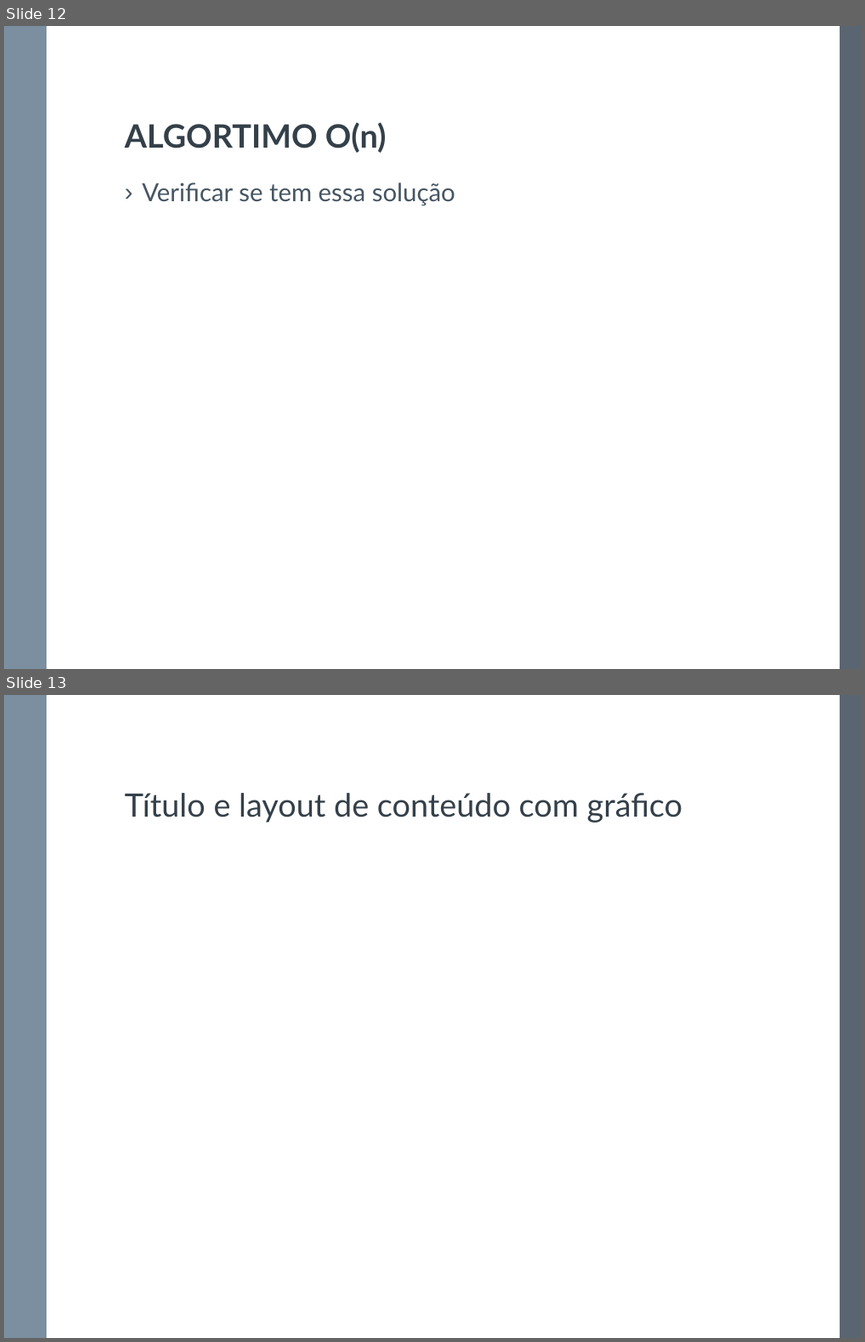
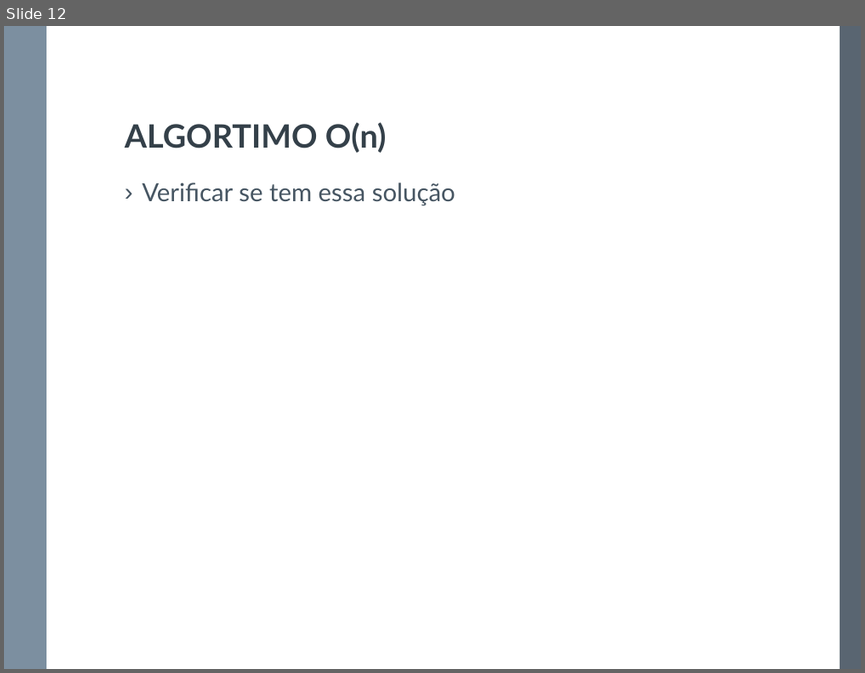
Before and after one commit to denisjose/divideandconquer, a slide deck: Apresentação.pptx. Shown one above the other, each under a label of ours: slides 12 and 13 before the commit, slide 12 after it. The pictures are 865x1342 and 865x673 pixels, drawn with LibreOffice and Linux fonts; fonts in the diff are those of the drawing. Boxes give left, top, right and bottom in pixels: in the first picture for what was removed or moved away, otherwise in the second. Text is boxed around its words. In the diff, an @@ line names an element or a change of style, - is before the commit and + after.

```diff
--- a/Apresentação.pptx
+++ b/Apresentação.pptx
@@ slide 13 removed at <box>4,695,861,1338</box>, background #FFFFFF; not listed: 5 template elements that a slide beside it also shows @@
@@ title removed at <box>125,793,682,823</box> @@
-Título e layout de conteúdo com gráfico
```
Also in this commit, not shown: 5 slides changed, 8 other slides removed, 2 other files.
